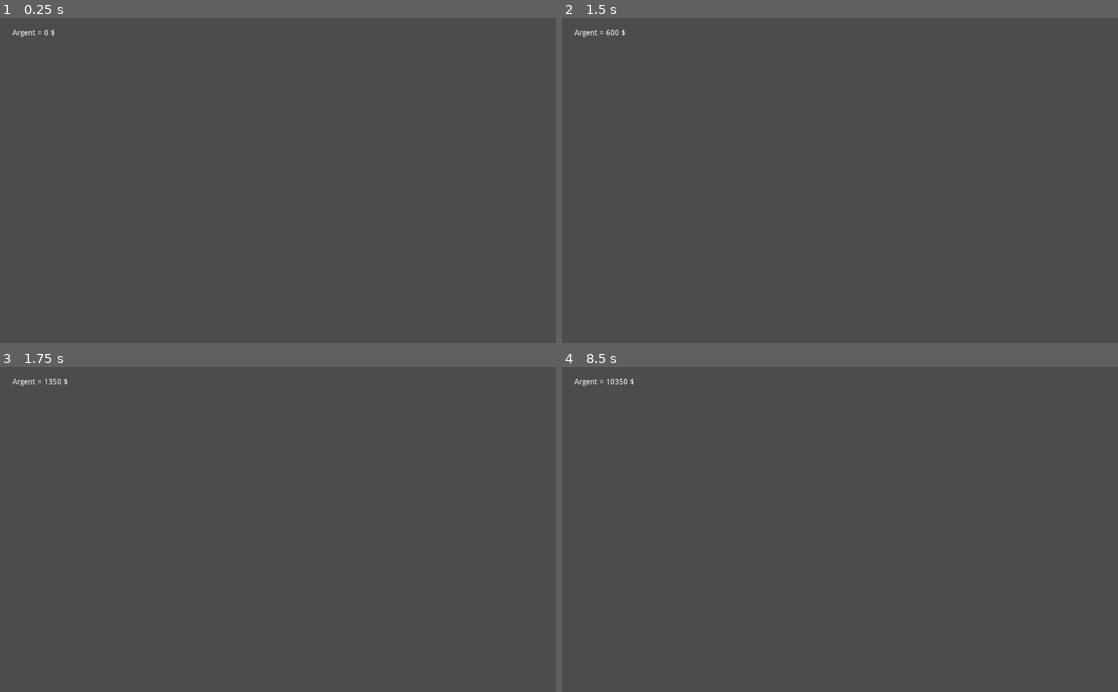
Above: before the commit, frames 1-4 (two rows, left to right).
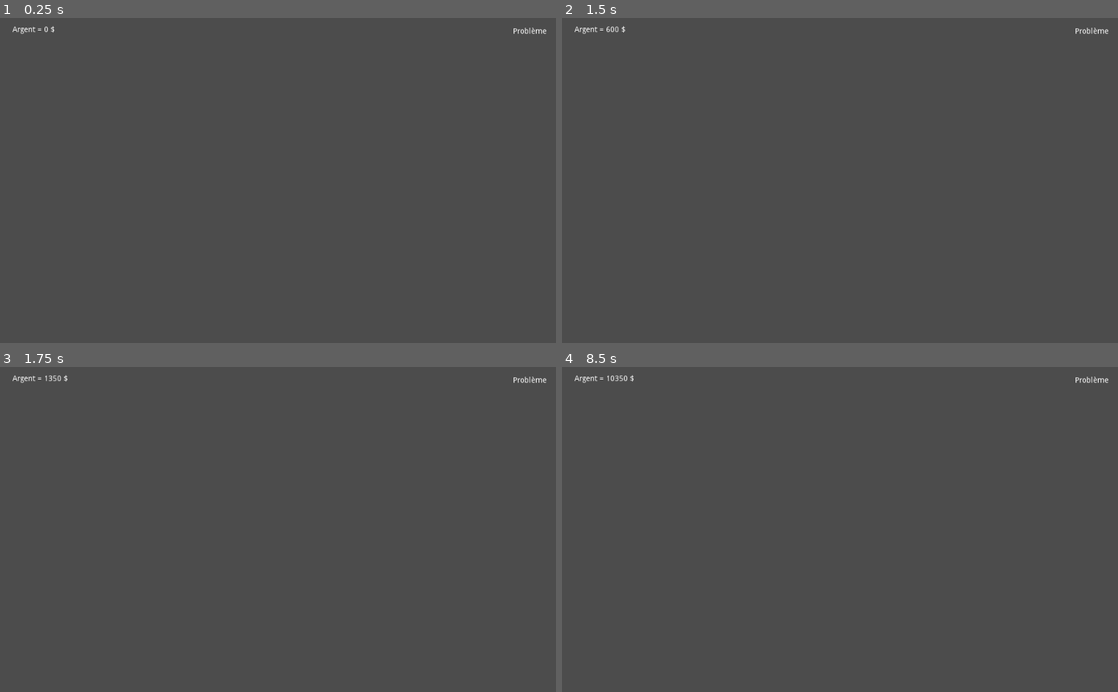
Above: after the commit, the same moments.

Repository: Nellousan/JAM-FEB-2022
Game: Godot game, scene res://scenes/main/main.tscn
The game is run twice, just before and just after one commit, with the same random seed, the same clock (stepped at 60 frames per second) and the same inputs.
Inputs:
- Up to frame 1 (0.25 s): no input
- Up to frame 2 (1.5 s): tap Enter at 0.5 s; tap Space at 1.25 s; hold Left (ui_left) from 1.28 s (still down)
- Up to frame 3 (1.75 s): keep holding Left (ui_left)
- Up to frame 4 (8.5 s): tap Enter at 2, 3.5 s; release Left (ui_left) at 2.03 s; tap Space at 2.75, 4.25 s; hold Left (ui_left) 3.53-5.78 s; hold Left (ui_left) from 8.03 s (still down)

The runs differ from the first frame. In frame 1, 0.2% of the frame differs, in the area x 2-99%, y 2-6%; in frame 2, 0.2%; in frame 3, 0.2%; in frame 4, 0.2%.

Commit message:
[+] Problems label

Diff:
--- a/scenes/main/main.tscn
+++ b/scenes/main/main.tscn
@@ -13,7 +13,7 @@
 
 [node name="Gold" type="Label" parent="."]
 margin_left = 23.0
-margin_top = 21.0
+margin_top = 15.0
 margin_right = 182.0
 margin_bottom = 35.0
 text = "Argent : 0 $"
@@ -21,3 +21,14 @@
 __meta__ = {
 "_edit_use_anchors_": false
 }
+
+[node name="Problems" type="Label" parent="."]
+margin_left = 689.0
+margin_top = 18.0
+margin_right = 1007.0
+margin_bottom = 53.0
+text = "Problème"
+align = 2
+__meta__ = {
+"_edit_use_anchors_": false
+}
Not shown, added: scenes/appart/sprites/interior01.png.import
Not shown, added: scenes/appart/sprites/tenant01.png.import
